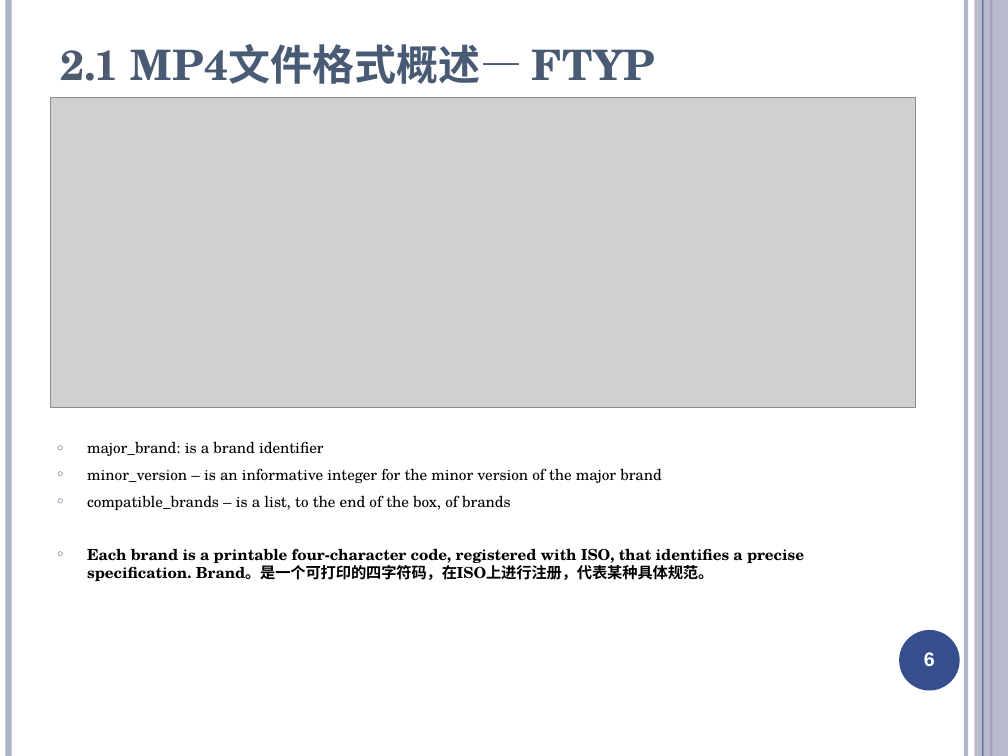
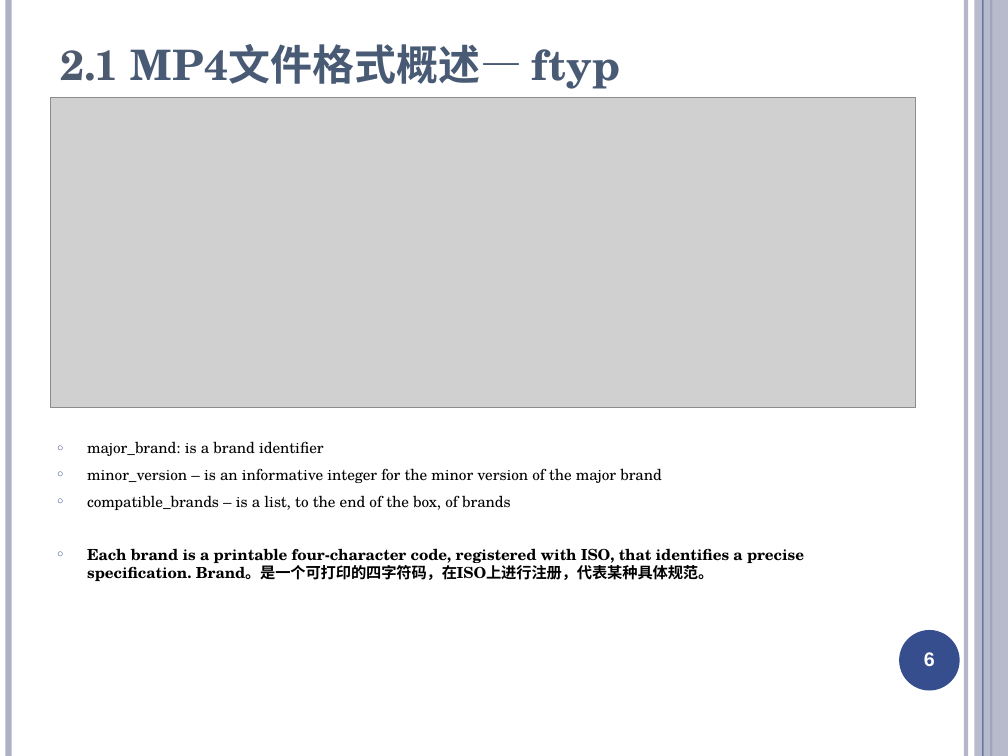
Before and after one commit to ty6815/AvStackDocs, a slide deck: slide 6 of media format/mp4/Fmp4文件格式介绍.ppt. Drawn at 1008x756 pixels with LibreOffice and Linux fonts; fonts in the diff are those of the drawing; grey boxes stand for pictures. Boxes give left, top, right and bottom in pixels: in the first picture for what was removed or moved away, otherwise in the second. Text is boxed around its words. In the diff, an @@ line names an element or a change of style, - is before the commit and + after.

```diff
--- a/media format/mp4/Fmp4文件格式介绍.ppt
+++ b/media format/mp4/Fmp4文件格式介绍.ppt
@@ title at bbox=[60, 44, 620, 89]: text changed @@
-2.1 MP4文件格式概述— FTYP
+2.1 MP4文件格式概述— ftyp
```
Also in this commit, not shown: 31 other slides changed, 19 other files.
